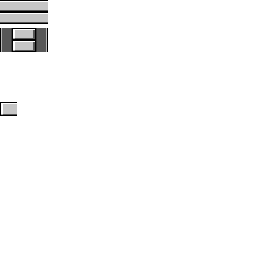
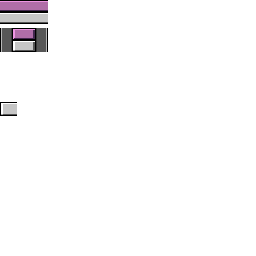
Two versions of the same layered image (w=256, h=256). Layer-by-layer changes:
added layer "Creative purple color" above "Create gui style" over <box>0,1,48,39</box>
